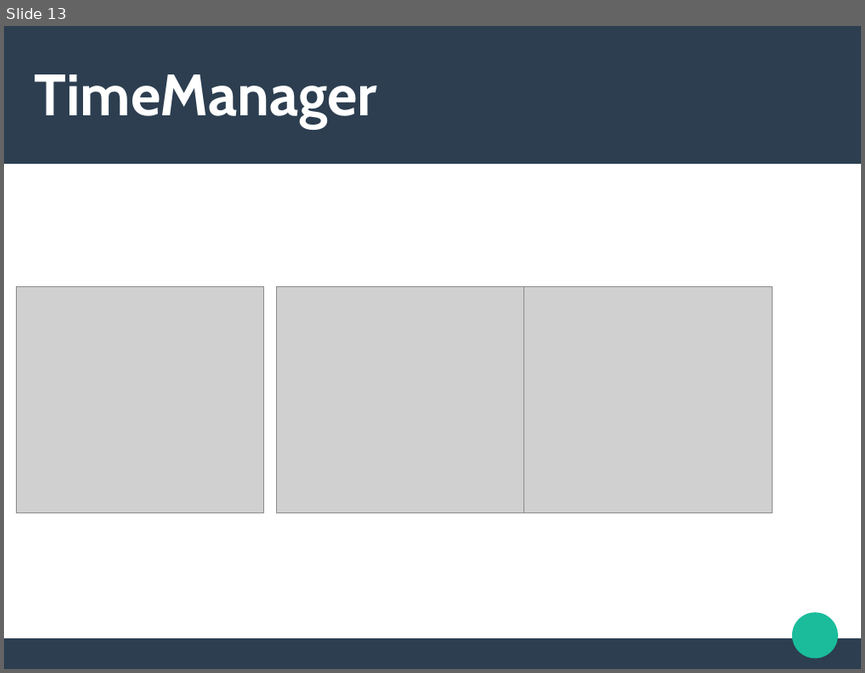
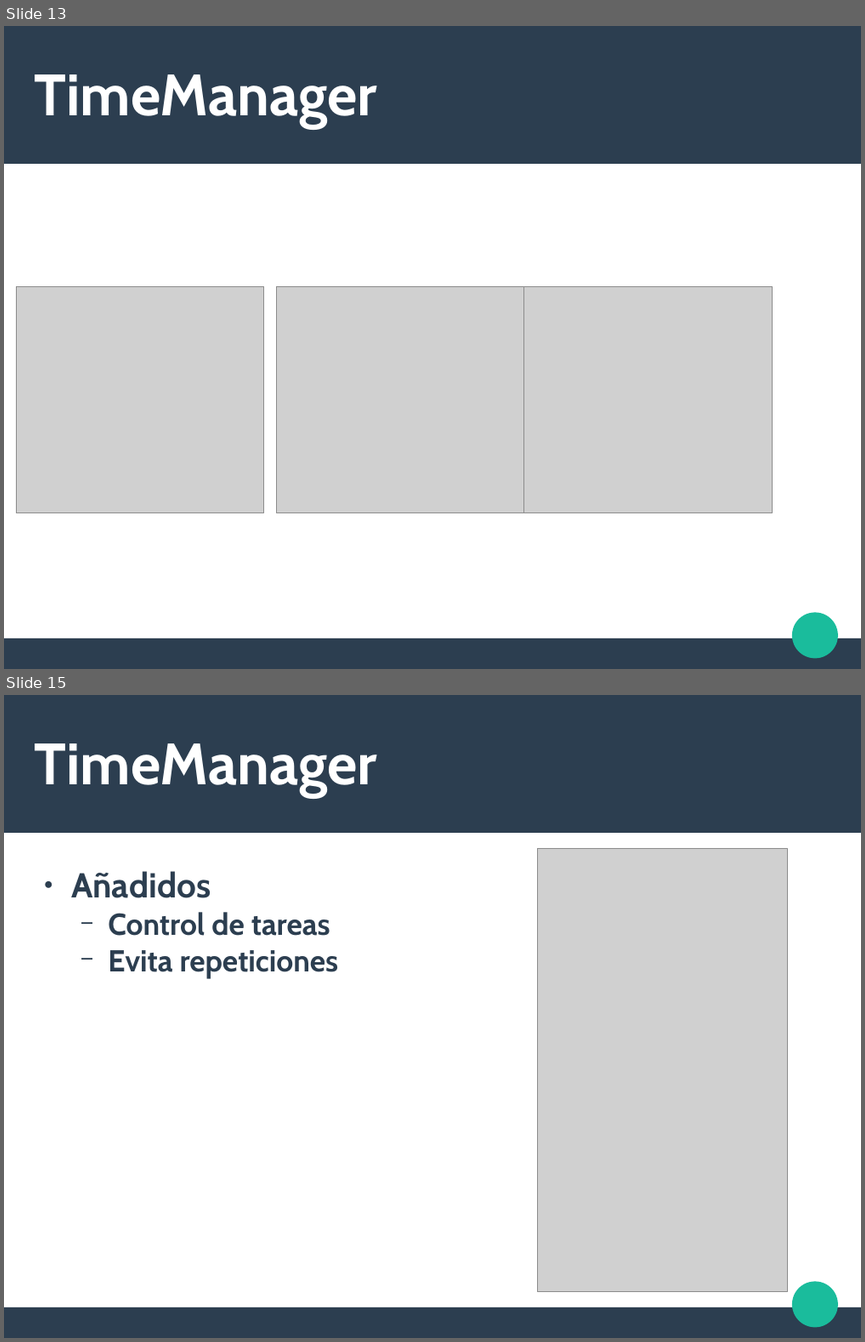
Before and after one commit to wildVeli/PMDTimeApp, a slide deck: Documents/Power.pptx. Shown one above the other, each under a label of ours: slide 13 before the commit, slides 13 and 15 after it; the slides between them are not shown. The pictures are 865x673 and 865x1342 pixels, drawn with LibreOffice and Linux fonts; fonts in the diff are those of the drawing; grey boxes stand for pictures. Boxes give left, top, right and bottom in pixels: in the first picture for what was removed or moved away, otherwise in the second. Text is boxed around its words. In the diff, an @@ line names an element or a change of style, - is before the commit and + after.

```diff
--- a/Documents/Power.pptx
+++ b/Documents/Power.pptx
@@ slide 15 added at [4, 695, 861, 1338], background #FFFFFF; not listed: 3 template elements that a slide beside it also shows @@
@@ text added at [35, 743, 377, 797], 54 pt, text #FFFFFF, bold @@
+TimeManager
@@ text added at [71, 871, 339, 978], 28 pt, text #2C3E50, bold @@
+● Añadidos
+  − Control de tareas
+  − Evita repeticiones
@@ picture added at [537, 848, 787, 1292] @@
```
Also in this commit, not shown: 3 other slides added, 8 other files.
